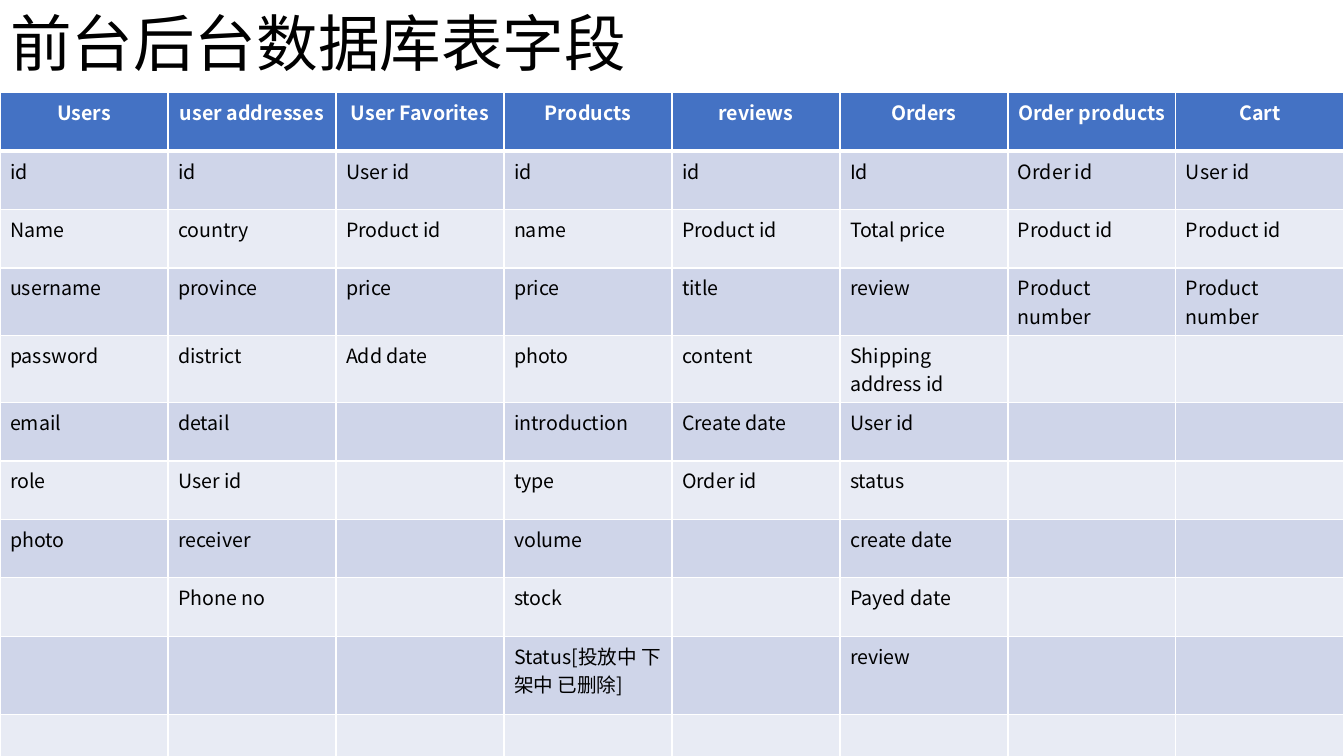
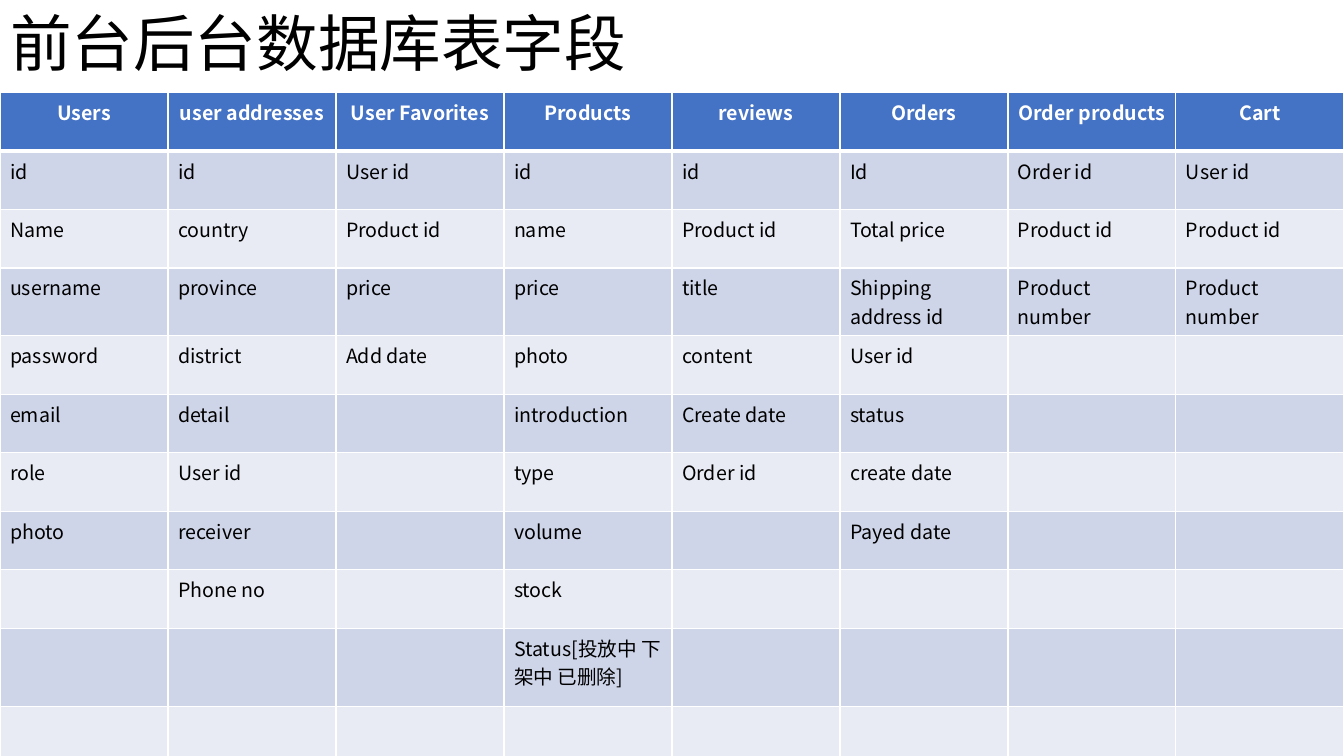
Before and after one commit to n490808114/Java_Shopping_System, a slide deck: slide 11 of Shop Web.pptx. Drawn at 1344x756 pixels with LibreOffice and Linux fonts; fonts in the diff are those of the drawing. Boxes give left, top, right and bottom in pixels: in the first picture for what was removed or moved away, otherwise in the second. Text is boxed around its words. In the diff, an @@ line names an element or a change of style, - is before the commit and + after.

```diff
--- a/Shop Web.pptx
+++ b/Shop Web.pptx
@@ table at [0, 93, 1344, 756] @@
-row 4, column 6: review
+row 4, column 6: Shipping address id
-row 5, column 6: Shipping address id
+row 5, column 6: User id
-row 6, column 6: User id
+row 6, column 6: status
-row 7, column 6: status
+row 7, column 6: create date
-row 8, column 6: create date
+row 8, column 6: Payed date
-row 9, column 6: Payed date
+row 9, column 6: 
-row 10, column 6: review
+row 10, column 6: 
```
Also in this commit, not shown: 7 other files.
